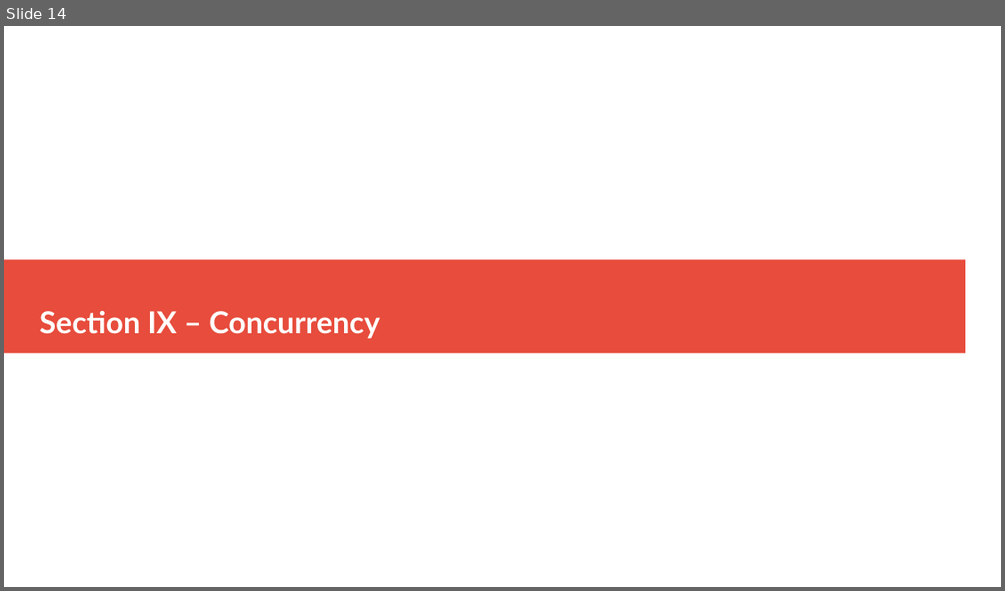
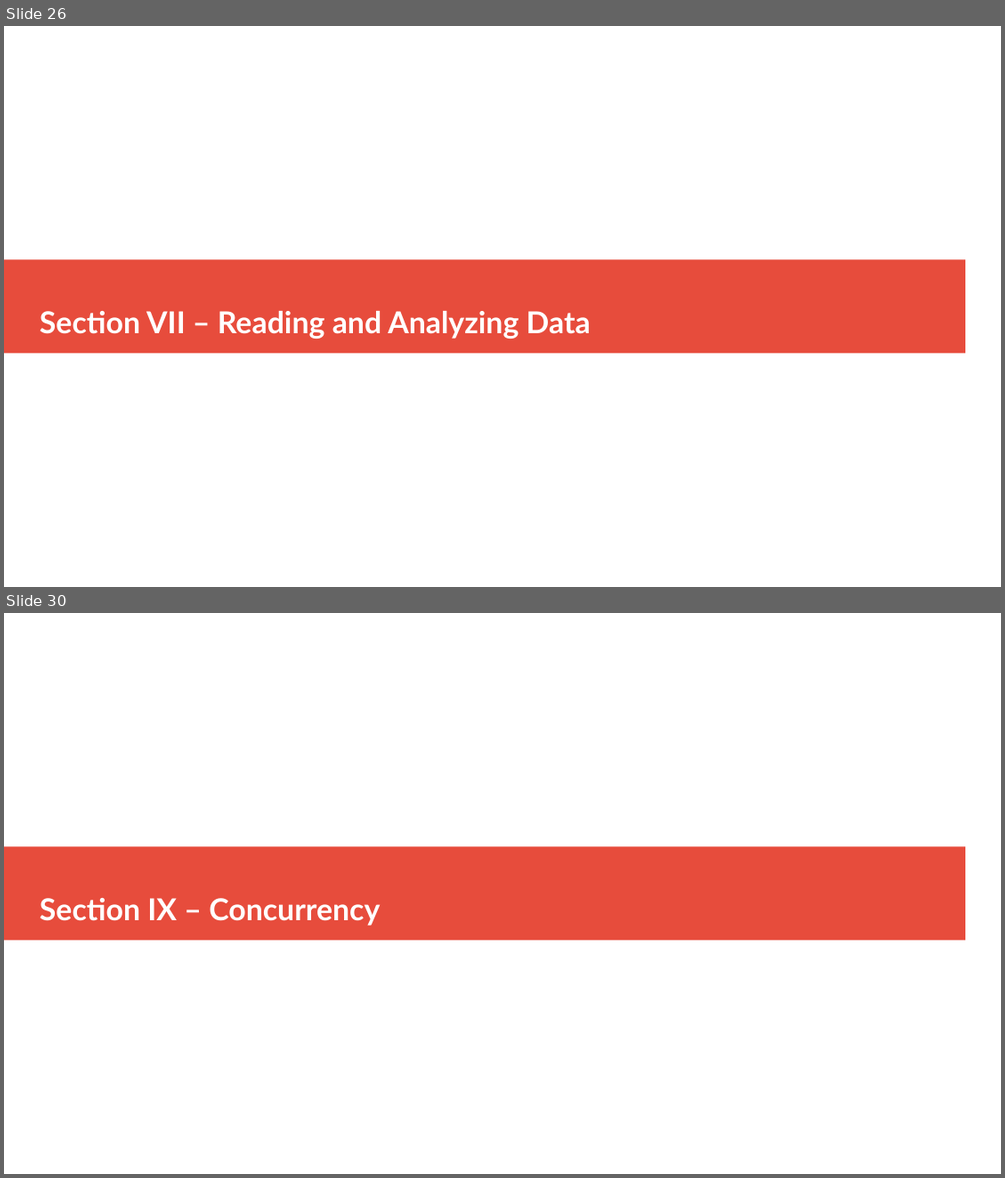
Before and after one commit to thomasnield/oreilly_reactive_python_for_data, a slide deck: resources/reactive_python_slides.odp. Shown one above the other, each under a label of ours: slide 14 before the commit, slides 26 and 30 after it; the slides between them are not shown. The pictures are 1005x591 and 1005x1178 pixels, drawn with LibreOffice and Linux fonts; fonts in the diff are those of the drawing. Boxes give left, top, right and bottom in pixels: in the first picture for what was removed or moved away, otherwise in the second. Text is boxed around its words. In the diff, an @@ line names an element or a change of style, - is before the commit and + after.

```diff
--- a/resources/reactive_python_slides.odp
+++ b/resources/reactive_python_slides.odp
@@ slide 26 added at <box>4,26,1001,587</box>, background #FFFFFF; not listed: 1 template element that a slide beside it also shows @@
@@ title added at <box>40,311,591,338</box>, 24 pt, text #FFFFFF, bold @@
+Section VII – Reading and Analyzing Data
@@ what was slide 14 is now slide 30 @@
```
Also in this commit, not shown: 2 slides changed, 15 other slides added.
